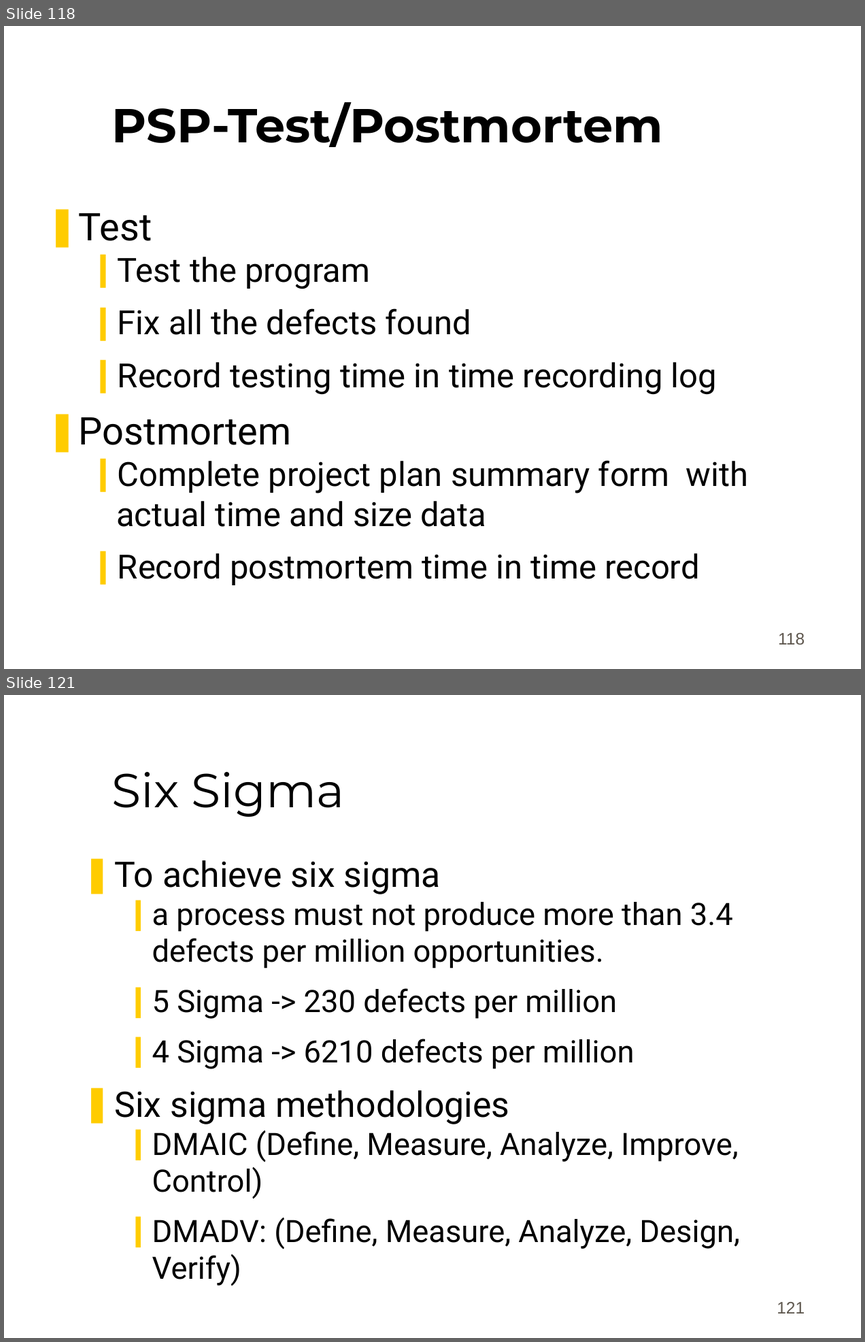
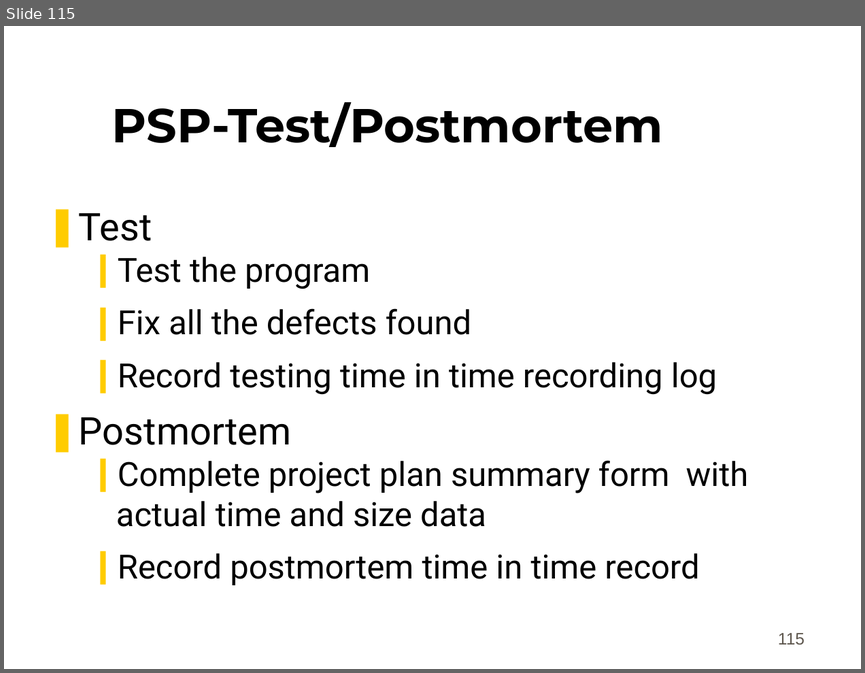
Before and after one commit to mananmongia/clg, a slide deck: SE/lect14.ppt. Shown one above the other, each under a label of ours: slides 118 and 121 before the commit, slide 115 after it; the slides between them are not shown. The pictures are 865x1342 and 865x673 pixels, drawn with LibreOffice and Linux fonts; fonts in the diff are those of the drawing; background and template pictures are left out. Boxes give left, top, right and bottom in pixels: in the first picture for what was removed or moved away, otherwise in the second. Text is boxed around its words. In the diff, an @@ line names an element or a change of style, - is before the commit and + after.

```diff
--- a/SE/lect14.ppt
+++ b/SE/lect14.ppt
@@ slide 121 removed at [4, 695, 861, 1338], background #FFFFFF @@
@@ title removed at [112, 772, 345, 817] @@
-Six Sigma
@@ text removed at [115, 860, 740, 1285] @@
-❚ To achieve six sigma
-  ❙ a process must not produce more than 3.4 defects per million opportunities.
-  ❙ 5 Sigma -> 230 defects per million
-  ❙ 4 Sigma -> 6210 defects per million
-❚ Six sigma methodologies
-  ❙ DMAIC (Define, Measure, Analyze, Improve, Control)
-  ❙ DMADV: (Define, Measure, Analyze, Design, Verify)
@@ page number removed at [776, 1302, 804, 1313] @@
-121
@@ what was slide 118 is now slide 115 @@
@@ page number at [778, 633, 804, 645]: text changed @@
-118
+115
```
Also in this commit, not shown: 56 slides changed, 5 other slides removed, 11 other files.
